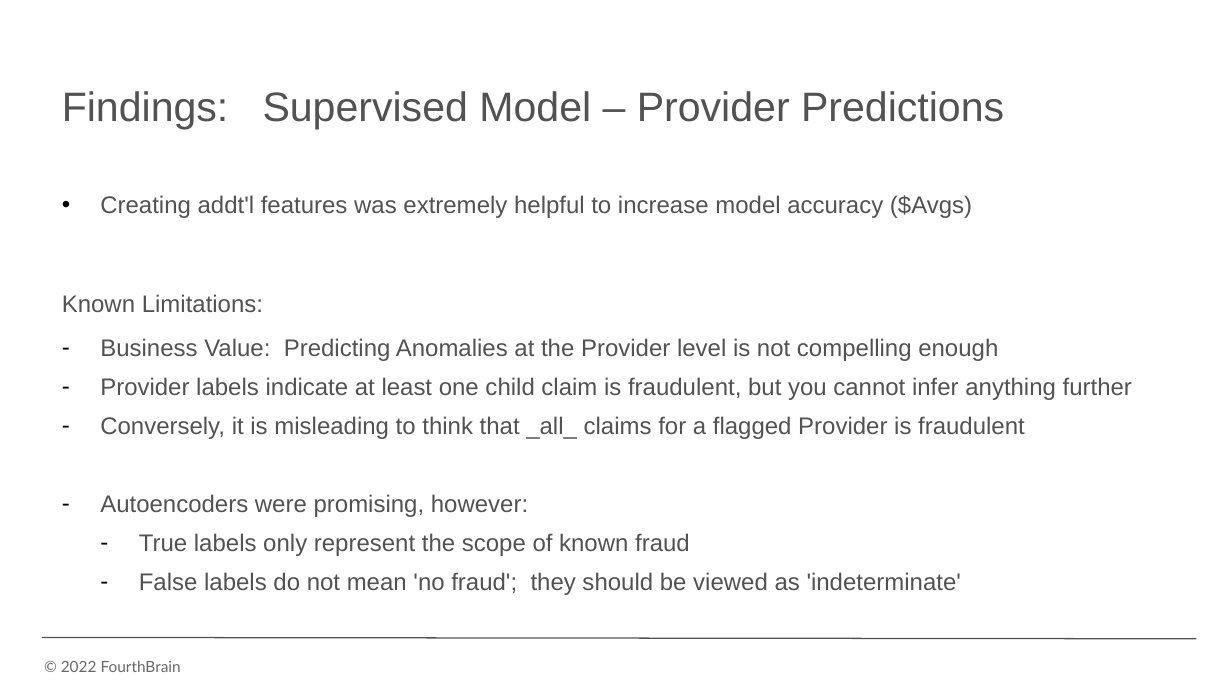
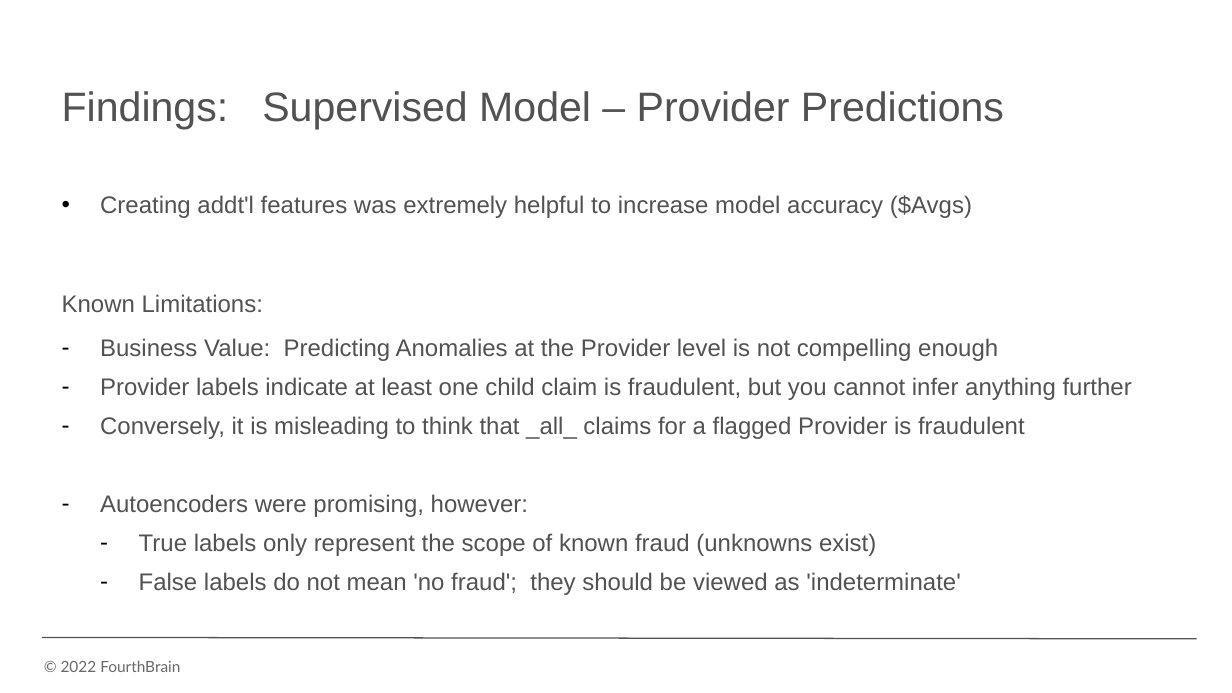
Before and after one commit to monika0603/MLE10-Capstone-Project, a slide deck: slide 16 of docs/presentation/CapstonePreso_HealthcareAnomaly.pptx. Drawn at 1232x693 pixels with LibreOffice and Linux fonts; fonts in the diff are those of the drawing; background and template pictures are left out. Boxes give left, top, right and bottom in pixels: in the first picture for what was removed or moved away, otherwise in the second. Text is boxed around its words. In the diff, an @@ line names an element or a change of style, - is before the commit and + after.

```diff
--- a/docs/presentation/CapstonePreso_HealthcareAnomaly.pptx
+++ b/docs/presentation/CapstonePreso_HealthcareAnomaly.pptx
@@ text at (62, 91, 1004, 595): list level 3 to 1 in "Findings: Supervised Model – Provider ..."; indent changed @@
@@ text at (139, 533, 876, 556): text changed @@
-  – True labels only represent the scope of known fraud
+  – True labels only represent the scope of known fraud (unknowns exist)
```
Also in this commit, not shown: 25 other slides changed, 4 other files.
